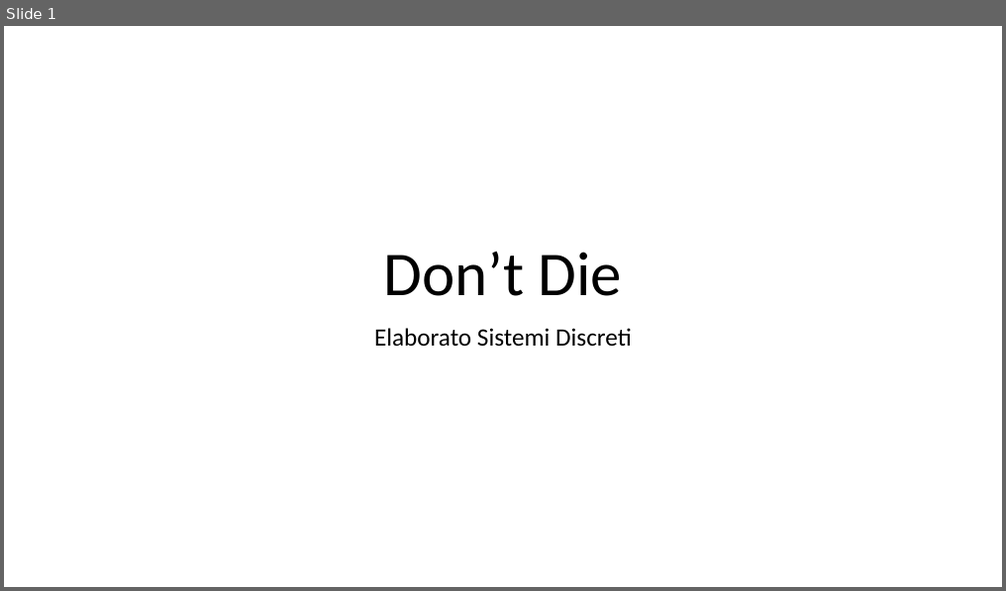
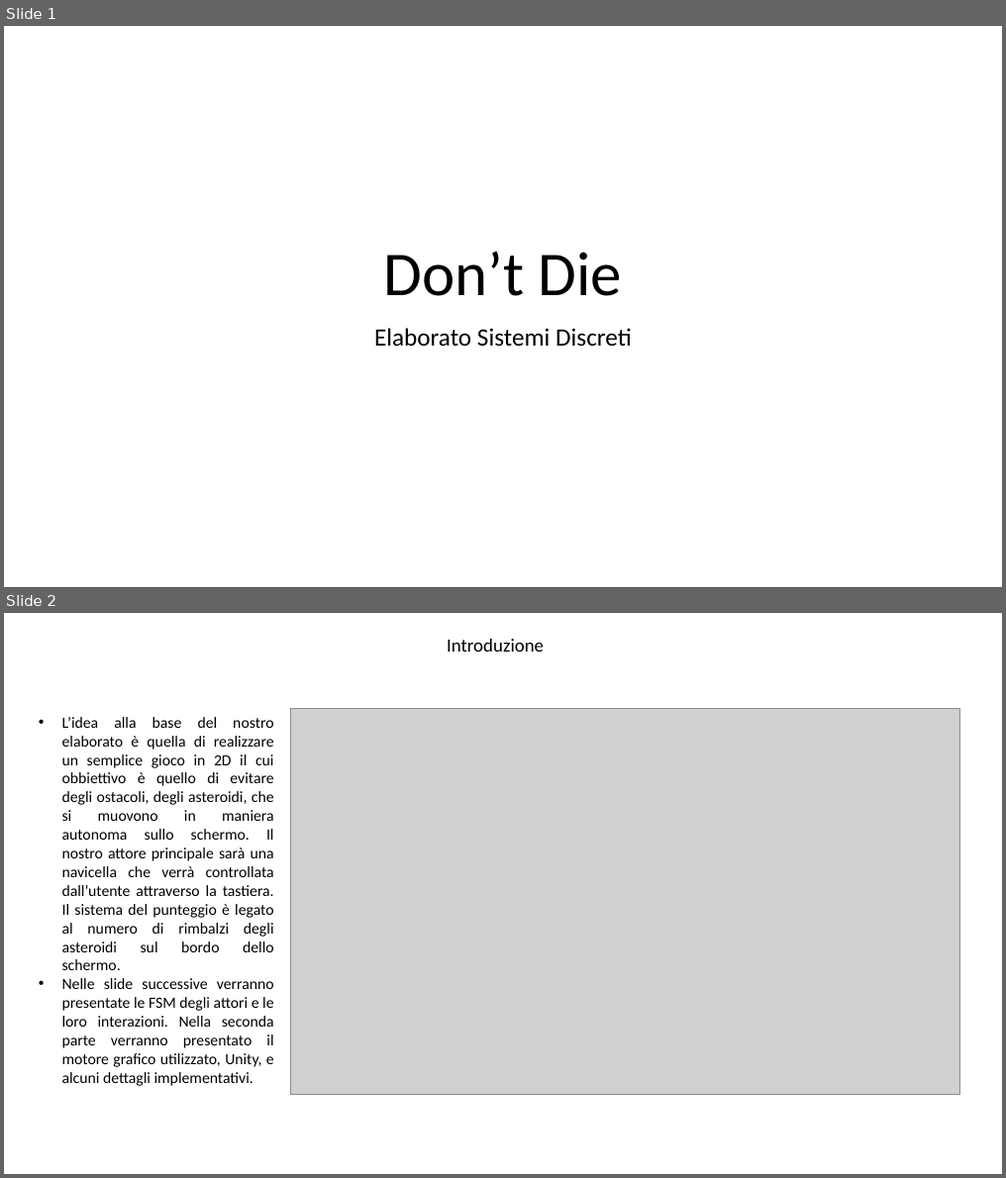
Before and after one commit to Lucio8493/Don-tDie, a slide deck: Progetto sistemi.pptx. Shown one above the other, each under a label of ours: slide 1 before the commit, slides 1 and 2 after it. The pictures are 1006x591 and 1006x1178 pixels, drawn with LibreOffice and Linux fonts; fonts in the diff are those of the drawing; grey boxes stand for pictures. Boxes give left, top, right and bottom in pixels: in the first picture for what was removed or moved away, otherwise in the second. Text is boxed around its words. In the diff, an @@ line names an element or a change of style, - is before the commit and + after.

Commit message:
Aggiornamento presentazione
E' stata aggiornata la prima parte della presentazione con le modifiche richieste dal professore.

```diff
--- a/Progetto sistemi.pptx
+++ b/Progetto sistemi.pptx
@@ slide 2 added at (4,613,1002,1174), background #FFFFFF @@
@@ text added at (447,639,544,652), 18 pt, text #000000 @@
+Introduzione
@@ text added at (62,717,274,1086), 15 pt, text #000000 @@
+• L’idea alla base del nostro elaborato è quella di realizzare un semplice gioco in 2D il cui obbiettivo è quello di evitare degli ostacoli, degli asteroidi, che si muovono in maniera autonoma sullo schermo. Il nostro attore principale sarà una navicella che verrà controllata dall’utente attraverso la tastiera. Il sistema del punteggio è legato al numero di rimbalzi degli asteroidi sul bordo dello schermo.
+• Nelle slide successive verranno presentate le FSM degli attori e le loro interazioni. Nella seconda parte verranno presentato il motore grafico utilizzato, Unity, e alcuni dettagli implementativi.
@@ picture added at (291,709,959,1094) @@
```
Also in this commit, not shown: 12 slides changed, 1 slide removed.
